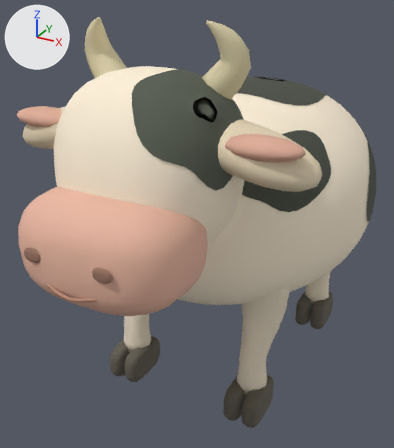
An edit to the glTF model assets/art-v1/cow.glb, drawn before and after from the same camera.
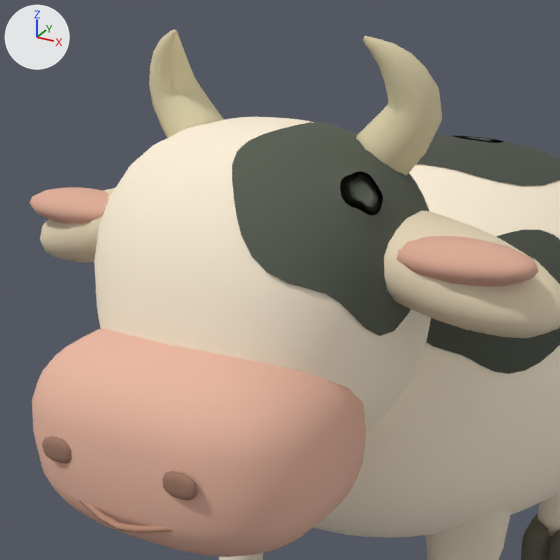
Old and new are each drawn whole from a camera (50 mm lens) standing at (1.11, -2.44, 1.92) and looking at (-0.12, -0.21, 0.8) and again close up on the part from 0% to 81% of the width and 0% to 71% of the height. The lights are fixed; the arrows at upper left show +X, +Y and +Z. The last two pictures show the newer version. Where no turn or scale is listed for an object, it has been applied to the vertices.

Before the edit, the objects in view are built like this:
```python
me_ear__1 = bpy.data.meshes.new('ear--1')
me_ear__1.from_pydata(...)  # 164 vertices, 324 faces; spans x -0.645..-0.135, y -0.893..-0.607, z 1.287..1.5
me_ear__1.materials.append(mat_e9d9ba)  # beige #e9d9ba
me_eye_1 = bpy.data.meshes.new('eye-1')
me_eye_1.from_pydata(...)  # a UV sphere (16 segments, 9 rings, poles along z) spanning x 0.1347..0.2253, y -1.0606..-1.0054, z 1.277..1.409
me_eye_1.materials.append(mat_252f26)  # black #252f26
me_eye__1 = bpy.data.meshes.new('eye--1')
me_eye__1.from_pydata(...)  # a UV sphere (16 segments, 9 rings, poles along z) spanning x -0.2253..-0.1347, y -1.0606..-1.0054, z 1.277..1.409
me_eye__1.materials.append(mat_252f26)  # black #252f26
me_eye_sparkle__1 = bpy.data.meshes.new('eye-sparkle--1')
me_eye_sparkle__1.from_pydata(...)  # a UV sphere (10 segments, 6 rings, poles along z) spanning x -0.185..-0.161, y -1.0626..-1.0474, z 1.348..1.382
me_eye_sparkle__1.materials.append(mat_fffef1)  # white #fffef1
ob_ear__1 = bpy.data.objects.new('ear--1', me_ear__1)
ob_ear__1.location = (0.0, 0.0, 0.0)
ob_eye_1 = bpy.data.objects.new('eye-1', me_eye_1)
ob_eye_1.location = (0.0, 0.0, 0.0)
ob_eye__1 = bpy.data.objects.new('eye--1', me_eye__1)
ob_eye__1.location = (0.0, 0.0, 0.0)
ob_eye_sparkle__1 = bpy.data.objects.new('eye-sparkle--1', me_eye_sparkle__1)
ob_eye_sparkle__1.location = (0.0, 0.0, 0.0)
# also in view: 'ear-interior--1' at (-0.46, -0.83, 1.43); 'flush-coat-marking-2' at (0.04, 0.21, 1.43); 'sculpted-shoulders-belly' at (0.0, 0.04, 0.99); 'flush-coat-marking-3' at (0.41, -0.43, 1.23); 'forehead-coat-marking' at (0.2, -0.84, 1.47)
```
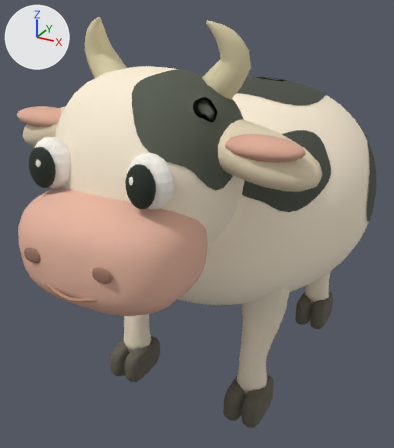
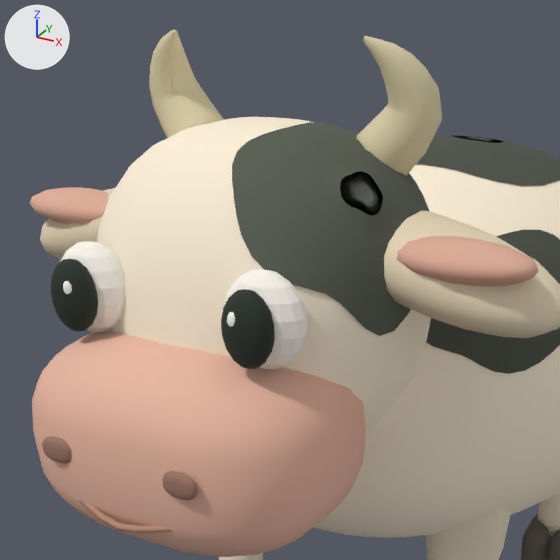
Diff of the bpy script that builds the scene:
```diff
--- a/assets/art-v1/cow.glb.py
+++ b/assets/art-v1/cow.glb.py
@@ mat_fffaf0 @@
+mat_fffaf0 = principled_material('#fffaf0')
+mat_fffaf0.base_color = (1.0, 0.956, 0.871)  # white #fffaf0
+mat_fffaf0.roughness = 0.85
@@ me_eye__1 @@
 # used by ob_eye__1; location = (0.0, 0.0, 0.0)
-me_eye__1.from_pydata(...)  # 130 vertices, 256 faces; spans x -0.2253..-0.1347, y -1.0606..-1.0054, z 1.277..1.409
+me_eye__1.from_pydata(...)  # 130 vertices, 256 faces; spans x -0.2507..-0.1493, y -1.1791..-1.1129, z 1.2824..1.4276
+# me_eye__1 part 1: the whole mesh is scaled about its middle by (1.12, 1.2, 1.1), then moved by (-0.02, -0.113, 0.012)
 me_eye__1.materials.append(mat_252f26)
@@ me_eye_sparkle__1 @@
 # used by ob_eye_sparkle__1; location = (0.0, 0.0, 0.0)
-me_eye_sparkle__1.from_pydata(...)  # 52 vertices, 100 faces; spans x -0.185..-0.161, y -1.0626..-1.0474, z 1.348..1.382
+me_eye_sparkle__1.from_pydata(...)  # 52 vertices, 100 faces; spans x -0.2..-0.176, y -1.1786..-1.1634, z 1.36..1.394
+# me_eye_sparkle__1 part 2: the whole mesh is moved by (-0.015, -0.116, 0.012)
 me_eye_sparkle__1.materials.append(mat_fffef1)
@@ me_eye_1 @@
 # used by ob_eye_1; location = (0.0, 0.0, 0.0)
-me_eye_1.from_pydata(...)  # 130 vertices, 256 faces; spans x 0.1347..0.2253, y -1.0606..-1.0054, z 1.277..1.409
+me_eye_1.from_pydata(...)  # 130 vertices, 256 faces; spans x 0.1493..0.2507, y -1.1791..-1.1129, z 1.2824..1.4276
+# me_eye_1 part 3: the whole mesh is scaled about its middle by (1.12, 1.2, 1.1), then moved by (0.02, -0.113, 0.012)
 me_eye_1.materials.append(mat_252f26)
@@ me_eye_ivory_sclera_1 @@
+me_eye_ivory_sclera_1.from_pydata(...)  # a UV sphere (16 segments, 9 rings, poles along z) spanning x 0.118..0.282, y -1.142..-1.04, z 1.264..1.448
+me_eye_ivory_sclera_1.materials.append(mat_fffaf0)  # white #fffaf0
@@ me_eye_ivory_sclera__1 @@
+me_eye_ivory_sclera__1.from_pydata(...)  # a UV sphere (16 segments, 9 rings, poles along z) spanning x -0.282..-0.118, y -1.142..-1.04, z 1.264..1.448
+me_eye_ivory_sclera__1.materials.append(mat_fffaf0)  # white #fffaf0
@@ ob_eye_ivory_sclera_1 @@
+ob_eye_ivory_sclera_1 = bpy.data.objects.new('eye-ivory-sclera-1', me_eye_ivory_sclera_1)
+ob_eye_ivory_sclera_1.location = (0.0, 0.0, 0.0)
@@ ob_eye_ivory_sclera__1 @@
+ob_eye_ivory_sclera__1 = bpy.data.objects.new('eye-ivory-sclera--1', me_eye_ivory_sclera__1)
+ob_eye_ivory_sclera__1.location = (0.0, 0.0, 0.0)
```

Location of each change, (x1, y1, x2, y2) in pixels of the close-ups (560 x 560 px):
'eye-ivory-sclera-1', added: after (224, 269, 307, 369)
'eye-1', moved, rescaled (not visible before): after (221, 289, 275, 369)
'eye-ivory-sclera--1', added: after (60, 241, 125, 332)
'eye--1', moved, rescaled (not visible before): after (51, 259, 98, 331)
'eye-sparkle--1', moved (not visible before): after (63, 281, 72, 295)
